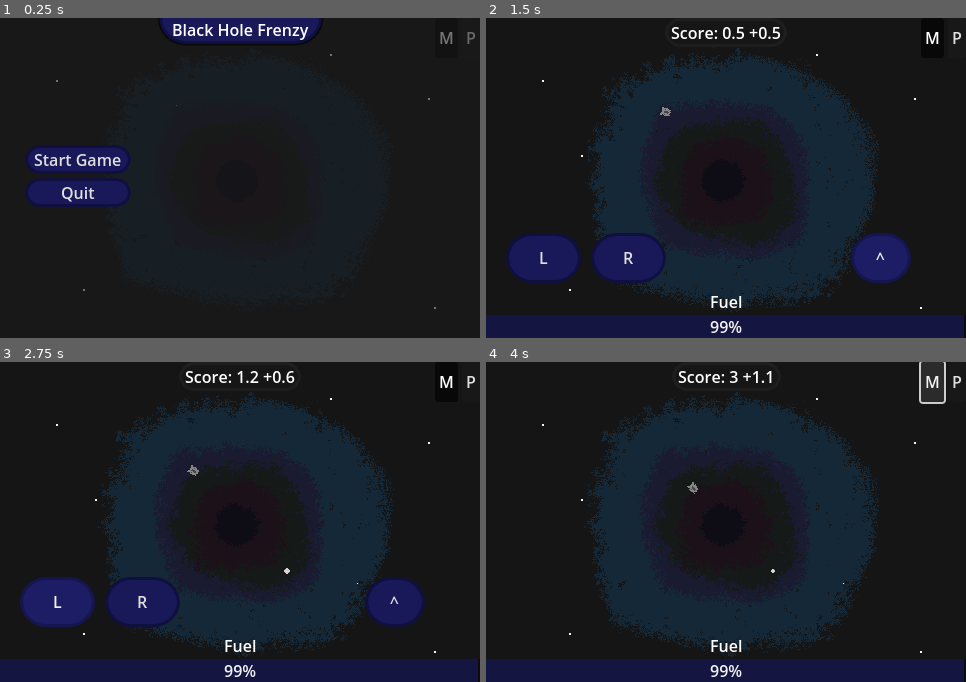
Above: before the commit, frames 1-4 (two rows, left to right).
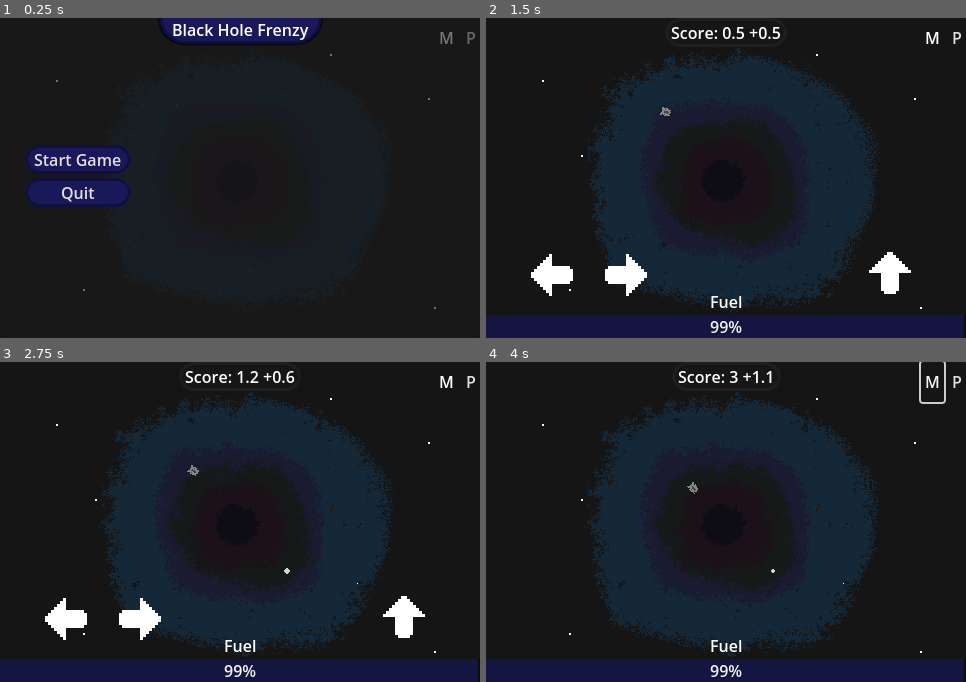
Above: after the commit, the same moments.

Repository: maiconpintoabreu/black_hole_frenzy
Game: Godot game, scene res://level.tscn
Same seed, same stepped clock (60 frames per second), same inputs: the game is played once before the commit and once after it.
Inputs (mouse positions are in pixels of both pictures, inside the frame that each line leads up to):
- Up to frame 1 (0.25 s): no input
- Up to frame 2 (1.5 s): click "Start Game" at 0.5 s; click (879, 258) at 1.25 s, where only the run before the commit has a clickable "^"
- Up to frame 3 (2.75 s): click (57, 602) at 2 s, where only the run before the commit has a clickable "L"
- Up to frame 4 (4 s): click (630, 602) at 2.75 s, where only the run before the commit has a clickable "R"; click "M" at 3.5 s

The runs differ from the first frame. In frame 2, 6.0% of the frame differs, in the area x 4-89%, y 67-87%; in frame 3, 6.0%; in frame 4, less than 0.1%.

Commit message:
improve mobile ui

Diff:
--- a/level.tscn
+++ b/level.tscn
@@ -22,7 +22,7 @@
 [ext_resource type="Texture2D" uid="uid://bj1886dqwfgvy" path="res://Sprites/black_hole8.png" id="13_munuf"]
 [ext_resource type="Texture2D" uid="uid://dm3v6b312cs4e" path="res://Sprites/black_hole9.png" id="14_o7gn4"]
 [ext_resource type="Texture2D" uid="uid://bov74l50gr1m7" path="res://Sprites/black_hole11.png" id="15_lespo"]
-[ext_resource type="Theme" uid="uid://efghuun67a4n" path="res://mobile_ui_theme.tres" id="16_cmt4q"]
+[ext_resource type="Texture2D" uid="uid://bfmjv7i0rnkvo" path="res://Sprites/arrow.png" id="16_nnd1i"]
 
 [sub_resource type="CircleShape2D" id="CircleShape2D_l7ngj"]
 radius = 17.0
@@ -226,24 +226,28 @@
 grow_vertical = 2
 mouse_filter = 1
 
-[node name="Forward" type="Button" parent="CanvasLayer/GameUI/MobileUI"]
-custom_minimum_size = Vector2(50, 50)
-layout_mode = 1
-anchors_preset = 6
-anchor_left = 1.0
-anchor_top = 0.5
-anchor_right = 1.0
-anchor_bottom = 0.5
-offset_left = -110.0
-offset_top = 55.0
-offset_right = -60.0
-offset_bottom = 105.0
-grow_horizontal = 0
-grow_vertical = 2
-size_flags_horizontal = 4
-focus_mode = 0
-theme = ExtResource("16_cmt4q")
-text = "^"
+[node name="Forward" type="TouchScreenButton" parent="CanvasLayer/GameUI/MobileUI"]
+position = Vector2(428, 231)
+rotation = 1.5708
+scale = Vector2(3, 3)
+texture_normal = ExtResource("16_nnd1i")
+action = "ui_up"
+visibility_mode = 1
+
+[node name="Right" type="TouchScreenButton" parent="CanvasLayer/GameUI/MobileUI"]
+position = Vector2(164, 281)
+rotation = 3.14159
+scale = Vector2(3, 3)
+texture_normal = ExtResource("16_nnd1i")
+action = "ui_right"
+visibility_mode = 1
+
+[node name="Left" type="TouchScreenButton" parent="CanvasLayer/GameUI/MobileUI"]
+position = Vector2(42, 233)
+scale = Vector2(3, 3)
+texture_normal = ExtResource("16_nnd1i")
+action = "ui_left"
+visibility_mode = 1
 
 [node name="HBoxContainer" type="HBoxContainer" parent="CanvasLayer/GameUI/MobileUI"]
 layout_mode = 1
@@ -257,22 +261,6 @@
 grow_vertical = 2
 theme_override_constants/separation = 20
 
-[node name="Left" type="Button" parent="CanvasLayer/GameUI/MobileUI/HBoxContainer"]
-custom_minimum_size = Vector2(50, 50)
-layout_mode = 2
-size_flags_horizontal = 3
-focus_mode = 0
-theme = ExtResource("16_cmt4q")
-text = "L"
-
-[node name="Right" type="Button" parent="CanvasLayer/GameUI/MobileUI/HBoxContainer"]
-custom_minimum_size = Vector2(50, 50)
-layout_mode = 2
-size_flags_horizontal = 3
-focus_mode = 0
-theme = ExtResource("16_cmt4q")
-text = "R"
-
 [node name="HBoxContainer2" type="HBoxContainer" parent="CanvasLayer"]
 anchors_preset = 1
 anchor_left = 1.0
@@ -286,10 +274,12 @@
 toggle_mode = true
 button_pressed = true
 text = "M"
+flat = true
 
 [node name="PauseButton" type="Button" parent="CanvasLayer/HBoxContainer2"]
 layout_mode = 2
 text = "P"
+flat = true
 
 [node name="GameOverPanel" type="Panel" parent="CanvasLayer"]
 visible = false
@@ -468,12 +458,6 @@
 [connection signal="timeout" from="LevelTimer" to="." method="_on_level_timer_timeout"]
 [connection signal="timeout" from="FuelSpawnerTimer" to="FuelSpawner" method="_on_fuel_spawner_timer_timeout"]
 [connection signal="body_entered" from="CanvasLayer2/BlackHole/Area2D" to="." method="_on_area_2d_body_entered"]
-[connection signal="button_down" from="CanvasLayer/GameUI/MobileUI/Forward" to="CharacterBody2D" method="_on_forward_button_down"]
-[connection signal="button_up" from="CanvasLayer/GameUI/MobileUI/Forward" to="CharacterBody2D" method="_on_forward_button_up"]
-[connection signal="button_down" from="CanvasLayer/GameUI/MobileUI/HBoxContainer/Left" to="CharacterBody2D" method="_on_left_button_down"]
-[connection signal="button_up" from="CanvasLayer/GameUI/MobileUI/HBoxContainer/Left" to="CharacterBody2D" method="_on_left_button_up"]
-[connection signal="button_down" from="CanvasLayer/GameUI/MobileUI/HBoxContainer/Right" to="CharacterBody2D" method="_on_right_button_down"]
-[connection signal="button_up" from="CanvasLayer/GameUI/MobileUI/HBoxContainer/Right" to="CharacterBody2D" method="_on_right_button_up"]
 [connection signal="toggled" from="CanvasLayer/HBoxContainer2/ToggleMobileUI" to="." method="_on_button_toggled"]
 [connection signal="toggled" from="CanvasLayer/HBoxContainer2/ToggleMobileUI" to="CharacterBody2D" method="_on_toggle_mobile_ui_toggled"]
 [connection signal="pressed" from="CanvasLayer/HBoxContainer2/PauseButton" to="." method="_on_pause_button_pressed"]
--- a/project.godot
+++ b/project.godot
@@ -27,6 +27,10 @@
 window/stretch/mode="canvas_items"
 window/stretch/scale_mode="integer"
 
+[input_devices]
+
+pointing/emulate_touch_from_mouse=true
+
 [physics]
 
 2d/run_on_separate_thread=true
Binary file added: Sprites/arrow.png
Not shown, added: Sprites/arrow.png.import
Not shown, changed: .github/workflows/github_to_itch.yml
